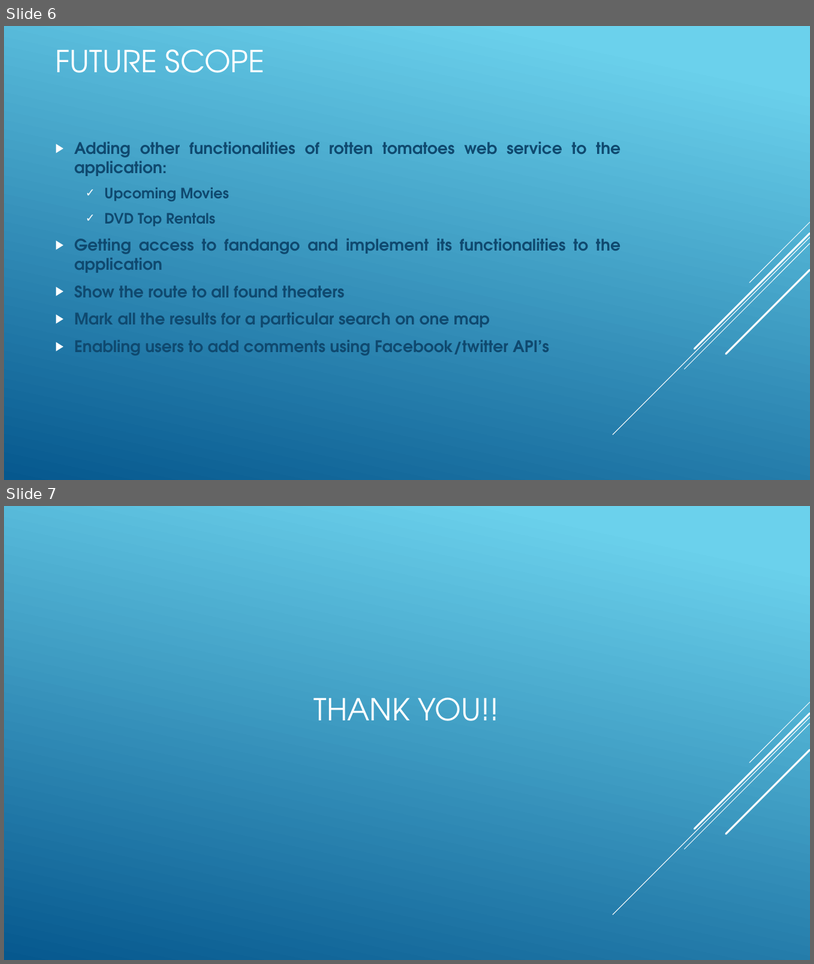
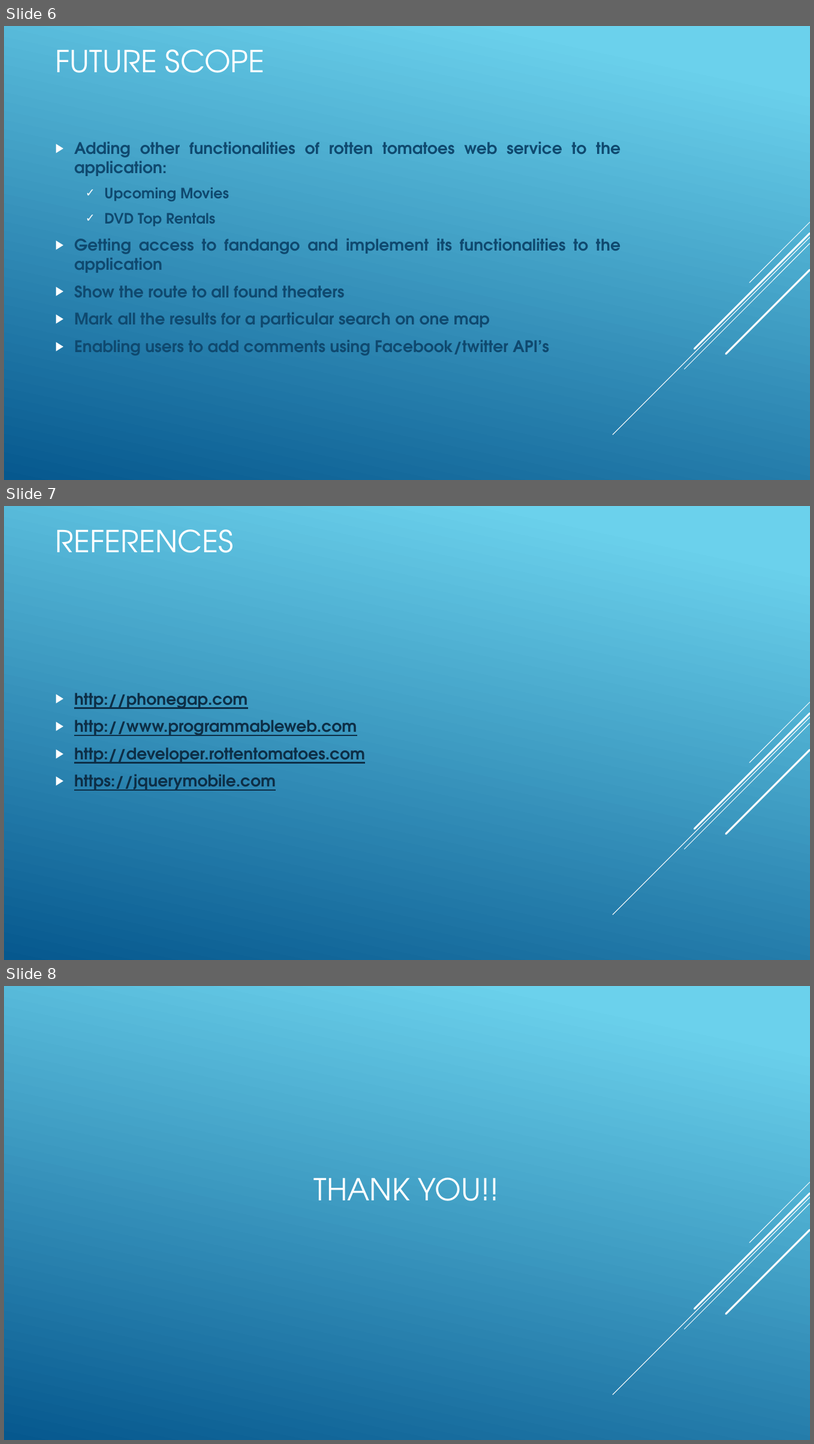
Before and after one commit to karvand/IT354_Prj, a slide deck: IT354_Project_Presentation.pptx. Shown one above the other, each under a label of ours: slides 6 and 7 before the commit, slides 6, 7 and 8 after it. The pictures are 814x964 and 814x1444 pixels, drawn with LibreOffice and Linux fonts; fonts in the diff are those of the drawing. Boxes give left, top, right and bottom in pixels: in the first picture for what was removed or moved away, otherwise in the second. Text is boxed around its words. In the diff, an @@ line names an element or a change of style, - is before the commit and + after.

Commit message:
references added to ppt

```diff
--- a/IT354_Project_Presentation.pptx
+++ b/IT354_Project_Presentation.pptx
@@ slide 7 added at <box>4,506,810,960</box>, background gradient #6ED2EB to #06588E; not listed: 5 template elements that a slide beside it also shows @@
@@ title added at <box>56,529,234,553</box>, 36 pt, text #FFFFFF @@
+REFERENCES
@@ text added at <box>74,693,365,790</box>, 19 pt, text #0D2E46, bold, underline @@
+▶ http://phonegap.com
+▶ http://www.programmableweb.com
+▶ http://developer.rottentomatoes.com
+▶ https://jquerymobile.com
@@ what was slide 7 is now slide 8 @@
```
